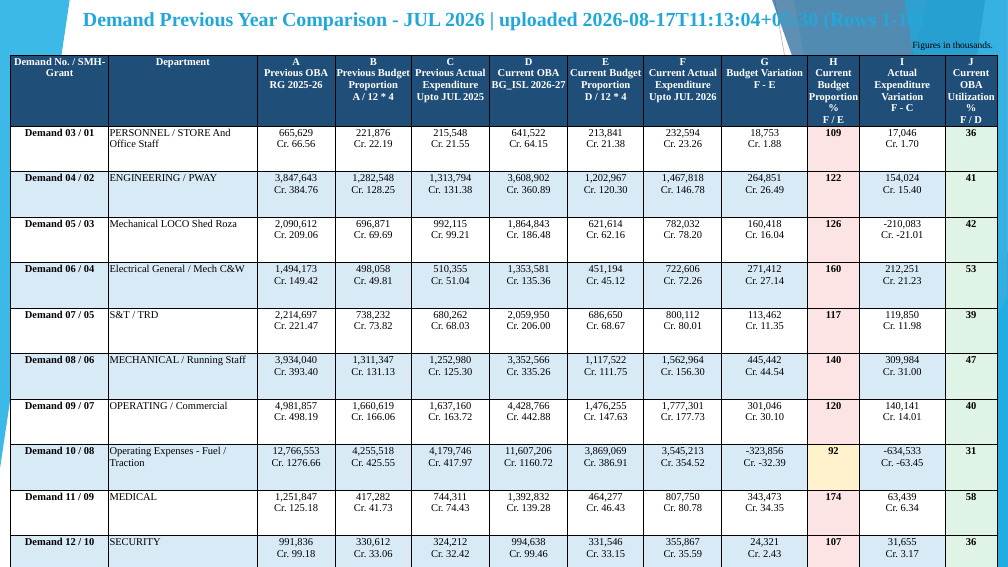
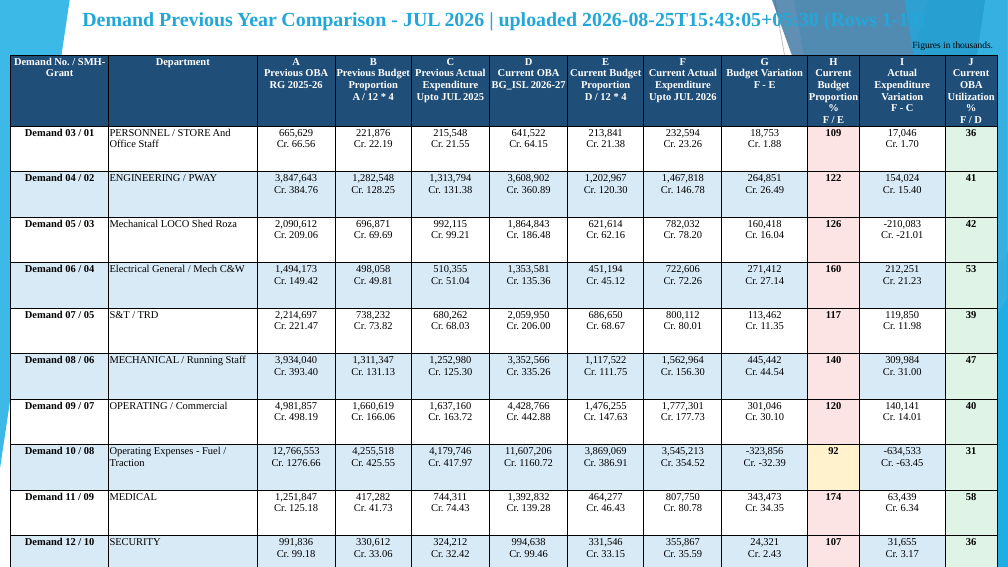
Before and after one commit to girishtiwari007/MB-BUDGET, a slide deck: slide 12 of exports/Moradabad_Division_Current_Year_Budget_Analysis.pptx. Drawn at 1008x567 pixels with LibreOffice and Linux fonts; fonts in the diff are those of the drawing. Boxes give left, top, right and bottom in pixels: in the first picture for what was removed or moved away, otherwise in the second. Text is boxed around its words. In the diff, an @@ line names an element or a change of style, - is before the commit and + after.

```diff
--- a/exports/Moradabad_Division_Current_Year_Budget_Analysis.pptx
+++ b/exports/Moradabad_Division_Current_Year_Budget_Analysis.pptx
@@ text at <box>82,11,819,420</box>: text changed @@
-Demand Previous Year Comparison - JUL 2026 | uploaded 2026-08-17T11:13:04+05:30 (Rows 1-10)
+Demand Previous Year Comparison - JUL 2026 | uploaded 2026-08-25T15:43:05+05:30 (Rows 1-10)
```
Also in this commit, not shown: 11 other slides changed, 27 other files.
